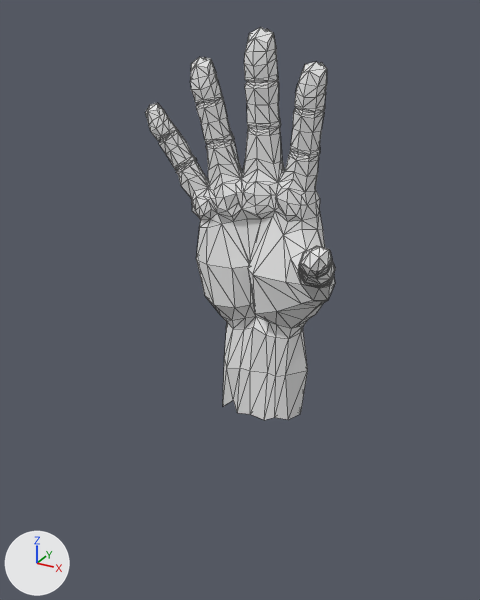
The glTF model mesh/hand.gltf: old version first, new version second.
One viewpoint serves both versions: a 50 mm lens placed at (13.5, -27.6, 19.7), pointed at (-1.5, -0.2, 6.0). The axes (+X, +Y, +Z) are drawn at lower left. The lights are the same throughout. Mesh edges are drawn as thin lines. Where no turn or scale is listed for an object, it has been applied to the vertices. Vertices at the same position are counted once.

Names of what the first picture shows: 'hand'.
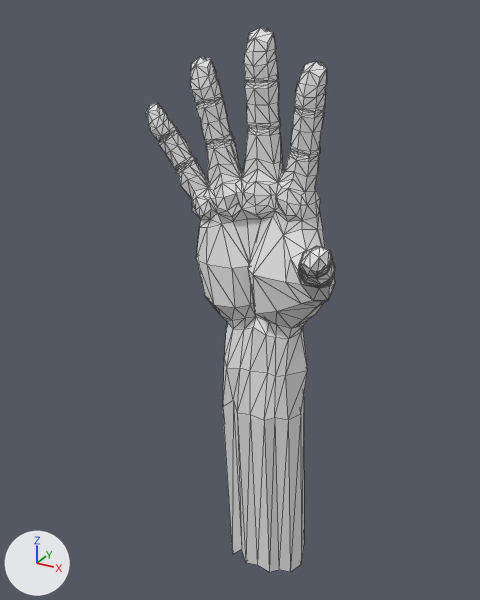
The change, as a list of edits to the scene's bpy script:
```text
Change me_hand:
    used by ob_hand; location = (-0.46, 0.04, 1.71)
    remove me_hand.from_pydata(...)  # 1102 vertices, 2200 faces; spans x -6.1..5.3, y -4.9..2.1, z -2.1..17.2
    add me_hand.from_pydata(...)  # 1118 vertices, 2232 faces; spans x -6.1..5.3, y -4.9..2.7, z -13.2..17.2
    me_hand part 1
    5 vertices are removed from x -1.3..1.4, y 0.4..0.6, z -2.1..-1.8
    24 faces are deleted
    12 vertices are added at x -2.0..1.6, y -0.3..2.7, z -13.1..-12.6
    9 new vertices lie (0.2, 0.7, -11.1) away from vertices in x -1.9..2.3, y -1.3..1.8, z -2.1..-1.5
    56 new faces join them
```

Changed parts and their boxes [x1, y1, x2, y2] in the pictures (480 x 600 px):
'hand', reshaped (39% taller): before [145, 28, 335, 420]; after [145, 28, 335, 572]
part 1 of me_hand, built on: after [223, 397, 304, 572]
